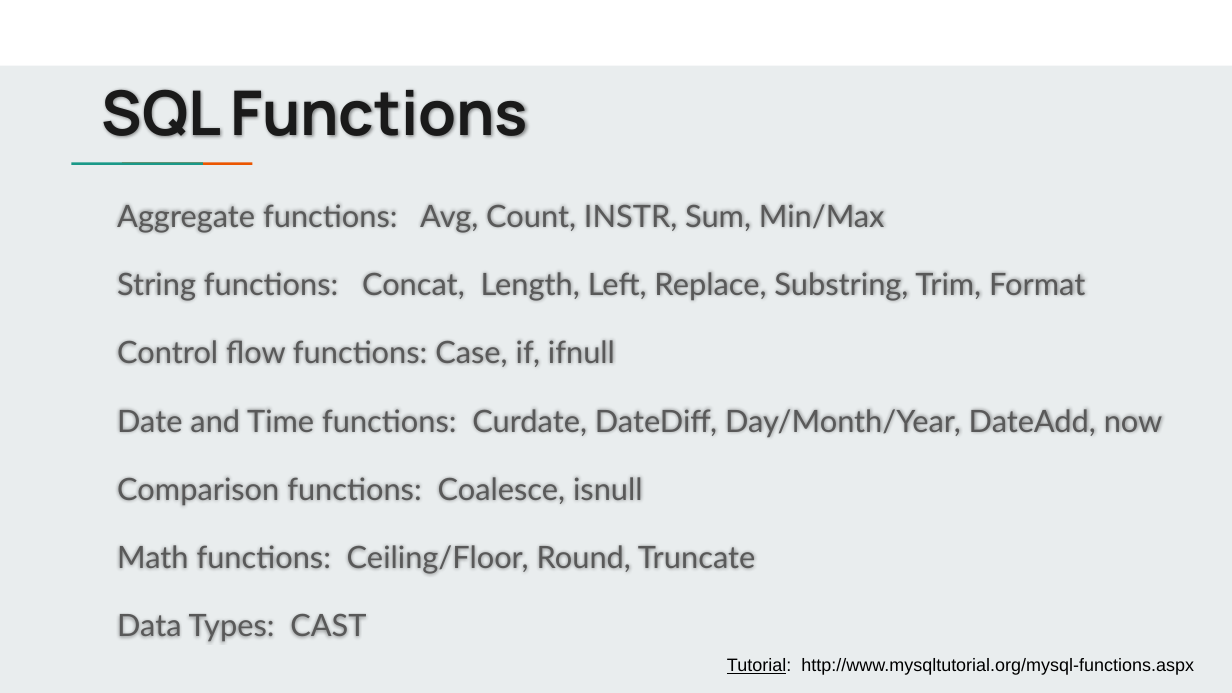
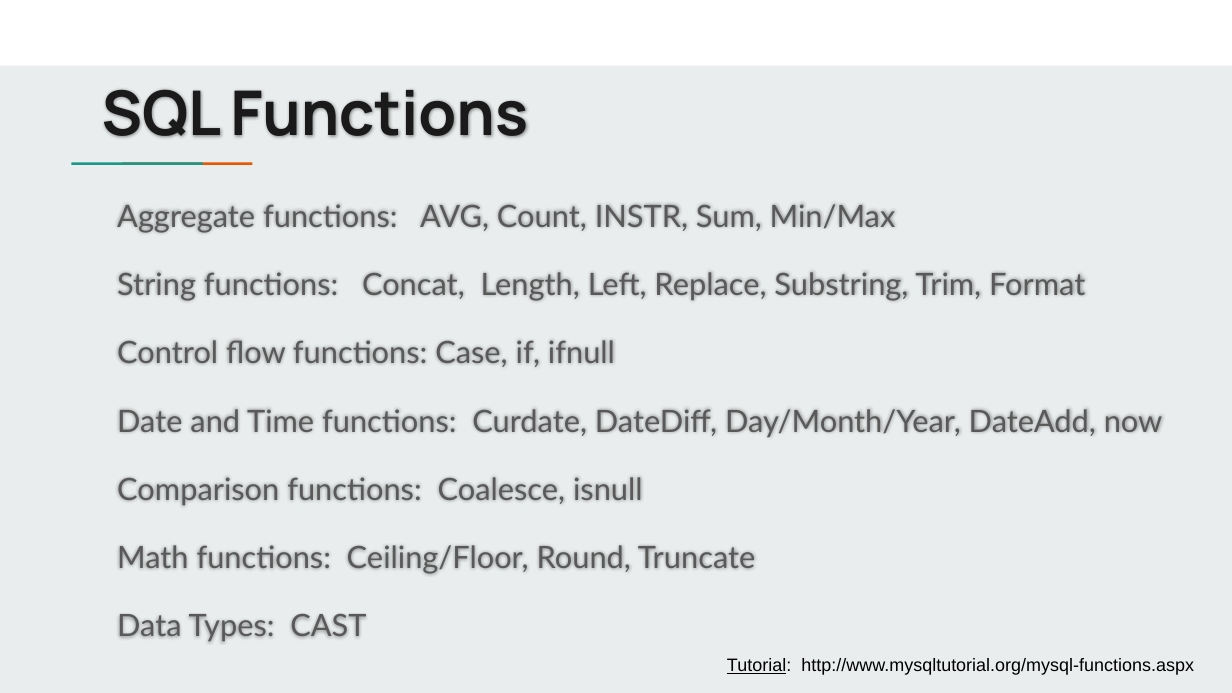
Before and after one commit to jbergmann56/OSDA-DataManipulationAndManagement, a slide deck: slide 8 of Lectures/(2) Writing Queries.pptx. Drawn at 1232x693 pixels with LibreOffice and Linux fonts; fonts in the diff are those of the drawing. Boxes give left, top, right and bottom in pixels: in the first picture for what was removed or moved away, otherwise in the second. Text is boxed around its words. In the diff, an @@ line names an element or a change of style, - is before the commit and + after.

```diff
--- a/Lectures/(2) Writing Queries.pptx
+++ b/Lectures/(2) Writing Queries.pptx
@@ subtitle at <box>117,204,896,233</box>: text changed @@
-Aggregate functions: Avg, Count, INSTR, Sum, Min/Max
+Aggregate functions: AVG, Count, INSTR, Sum, Min/Max
```
Also in this commit, not shown: 12 other files.
